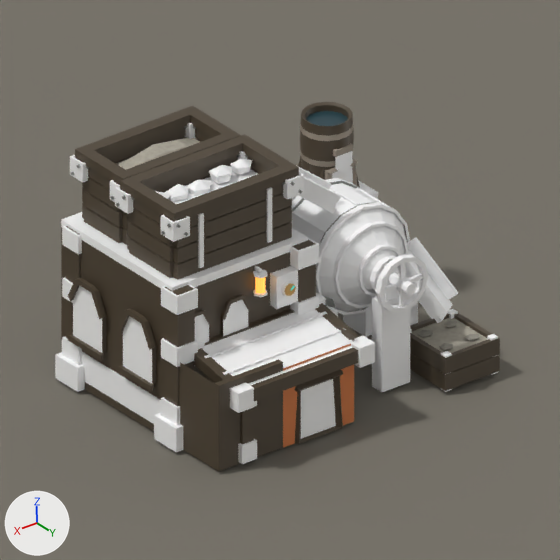
Before and after pictures for a commit that changed the Blender file src/DeepFrontier/Art/Source/ConcreteMixer-ReferenceStudy.blend.
Camera for both pictures: the file's camera 'Camera'. Arrows for +X, +Y and +Z are at lower left; the lights stay in place. The picture after the commit comes second.

Objects in the first picture: 'ConcreteMixer.Architecture', 'ConcreteMixer.Door.MixerOperatorDoor', 'Mixer.Drive', 'Mixer.Drum', 'MixerHeaderTank.SmallTank.IronTeeth.Model', 'Plane' and 1 more.
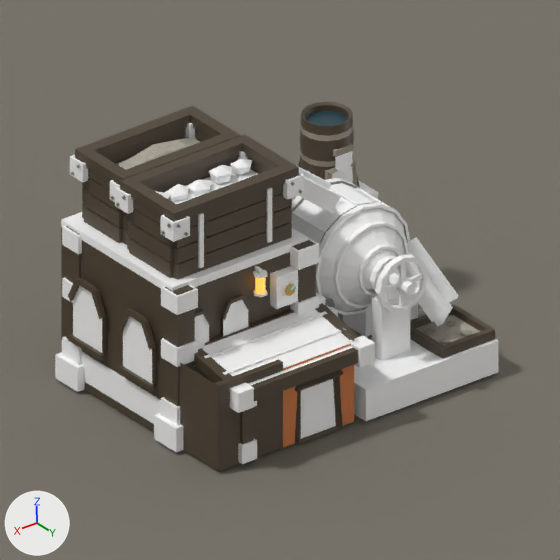
What differs and where, as boxes [x1, y1, x2, y2] in the pictures (560 x 560 px; the box of a moved part takes in the faces that stretch with it):
'ConcreteMixer.Architecture', reshaped
    before: [55, 106, 500, 471]
    after: [55, 106, 498, 471]
part 1 of me_concretemixer_architecture, added
    after: [354, 339, 498, 421]
part 2 of me_concretemixer_architecture, moved or reshaped
    before: [464, 334, 479, 341]
    after: [460, 330, 472, 336]
part 3 of me_concretemixer_architecture, deleted
    before: [412, 309, 500, 392]
part 4 of me_concretemixer_architecture, moved or reshaped
    before: [372, 237, 500, 392]
    after: [372, 237, 495, 361]
part 5 of me_concretemixer_architecture, recoloured
    after: [416, 315, 480, 345]

The change in detail:
me_concretemixer_architecture is used by ob_concretemixer_architecture; location (0.0, 0.0, 0.0).
me_concretemixer_architecture had 3450 vertices, 2069 faces and spanned x -4.0..0.0, y -3.0..0.0, z 0.0..2.84.
me_concretemixer_architecture now has 3386 vertices, 2024 faces and spans x -4.0..0.0, y -3.0..0.0, z 0.0..2.84.
me_concretemixer_architecture part 1: a new loose piece, a box spanning x -3.96..-2.1, y -0.92..-0.08, z 0.0..0.4, in mat_plaster_white_ironteeth (its picture is missing).
me_concretemixer_architecture part 2: the loose piece of 11 vertices spanning x -3.86..-3.67, y -0.37..-0.22, z 0.4..0.44 is scaled about its middle by (0.8, 0.812, 0.8), then moved by (0.03, -0.06, 0.03).
me_concretemixer_architecture part 3: 7 loose pieces with 55 vertices, spanning x -3.96..-3.2, y -0.89..-0.06, z 0.0..0.46, are deleted.
Part 4, on me_concretemixer_architecture:
43 vertices are removed from x -3.96..-3.2, y -0.9..-0.12, z 0.0..0.46.
55 faces are deleted.
12 vertices in x -3.81..-3.35, y -0.75..-0.35, z 0.64..0.82 move by (0.0, 0.0, -0.04).
4 vertices in x -3.05..-2.65, y -0.68..-0.5, z 0.0 move by (0.0, 0.0, 0.4).
43 vertices move from x -3.96..-3.2, y -0.9..-0.06, z 0.0..0.46 to x -3.95..-3.2, y -0.88..-0.12, z 0.4..0.52.
26 vertices are added at x -3.79..-3.36, y -0.7..-0.32, z 0.44..0.47.
4 new faces join them, mat_irregularplanks_darkbrown_ironteeth (its picture is missing).
1 new face joins them, mat_kiln_cement_powder.
45 new faces join them, mat_kiln_deposited_cement_dust.
me_concretemixer_architecture part 5: 1 face spanning x -3.88..-3.28, y -0.81..-0.19, z 0.44 switches from mat_irregularplanks_darkbrown_ironteeth (its picture is missing) to mat_kiln_cement_powder.
